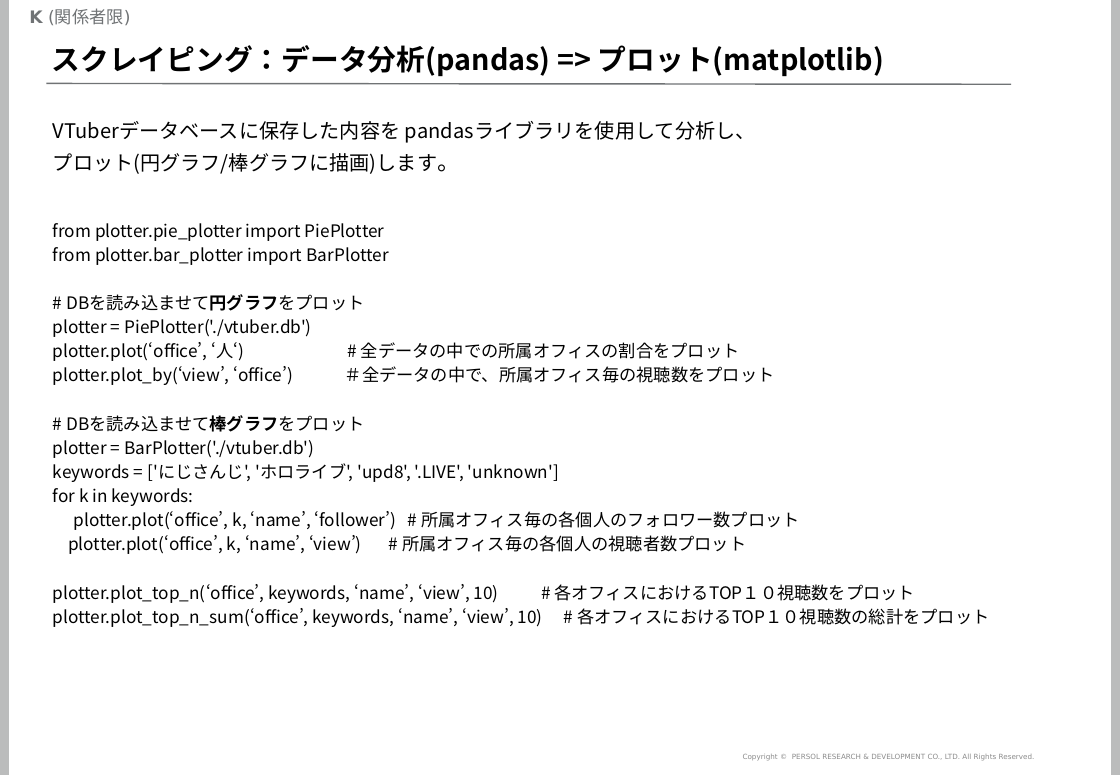
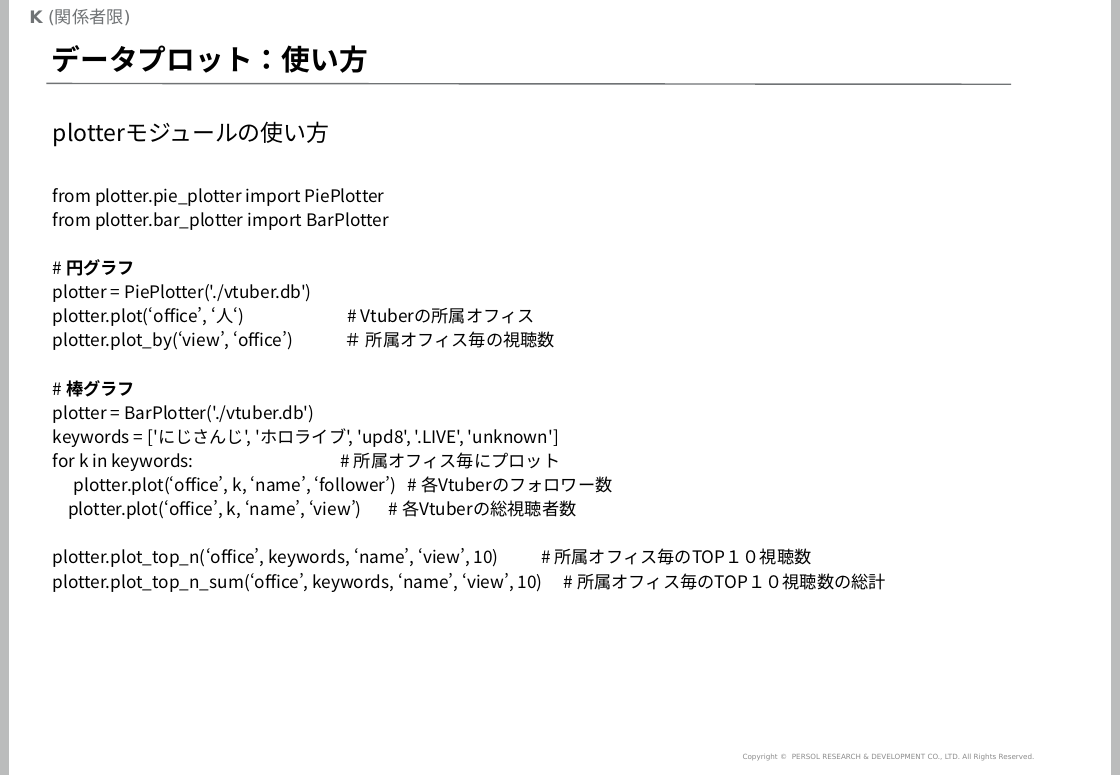
Before and after one commit to mogrodown/python_session, a slide deck: slide 47 of doc/python中級講座_2020.pptx (slide 37 before the commit). Drawn at 1120x775 pixels with LibreOffice and Linux fonts; fonts in the diff are those of the drawing; background and template pictures are left out. Boxes give left, top, right and bottom in pixels: in the first picture for what was removed or moved away, otherwise in the second. Text is boxed around its words. In the diff, an @@ line names an element or a change of style, - is before the commit and + after.

```diff
--- a/doc/python中級講座_2020.pptx
+++ b/doc/python中級講座_2020.pptx
@@ title at (52, 45, 368, 73): text changed @@
-スクレイピング：データ分析(pandas) => プロット(matplotlib)
+データプロット：使い方
@@ text "from plotter.pie_plotter import PiePlotter": place and size @@
-text "from plotter.pie_plotter import PiePlotter" at (53, 223, 989, 627)
+text "from plotter.pie_plotter import PiePlotter" at (53, 188, 886, 592)
@@ text at (53, 121, 330, 147): text changed; size 14 to 16 pt @@
-VTuberデータベースに保存した内容を pandasライブラリを使用して分析し、
-プロット(円グラフ/棒グラフに描画)します。
+plotterモジュールの使い方
@@ text at (66, 259, 135, 276): text changed; bold on @@
-# DBを読み込ませて円グラフをプロット
+# 円グラフ
@@ text at (53, 307, 555, 397): text changed @@
-plotter.plot(‘office’, ‘人‘) # 全データの中での所属オフィスの割合をプロット
-plotter.plot_by(‘view’, ‘office’) ＃全データの中で、所属オフィス毎の視聴数をプロット
-# DBを読み込ませて棒グラフをプロット
+plotter.plot(‘office’, ‘人‘) # Vtuberの所属オフィス
+plotter.plot_by(‘view’, ‘office’) ＃ 所属オフィス毎の視聴数
+# 棒グラフ
@@ text at (53, 452, 886, 592): text changed @@
-for k in keywords:
-plotter.plot(‘office’, k, ‘name’, ‘follower’) # 所属オフィス毎の各個人のフォロワー数プロット
-plotter.plot(‘office’, k, ‘name’, ‘view’) # 所属オフィス毎の各個人の視聴者数プロット
-plotter.plot_top_n(‘office’, keywords, ‘name’, ‘view’, 10) # 各オフィスにおけるTOP１０視聴数をプロット
-plotter.plot_top_n_sum(‘office’, keywords, ‘name’, ‘view’, 10) # 各オフィスにおけるTOP１０視聴数の総計をプロット
+for k in keywords: # 所属オフィス毎にプロット
+plotter.plot(‘office’, k, ‘name’, ‘follower’) # 各Vtuberのフォロワー数
+plotter.plot(‘office’, k, ‘name’, ‘view’) # 各Vtuberの総視聴者数
+plotter.plot_top_n(‘office’, keywords, ‘name’, ‘view’, 10) # 所属オフィス毎のTOP１０視聴数
+plotter.plot_top_n_sum(‘office’, keywords, ‘name’, ‘view’, 10) # 所属オフィス毎のTOP１０視聴数の総計
```
Also in this commit, not shown: 12 other slides changed, 12 slides added, 1 slide removed, 5 other files.
